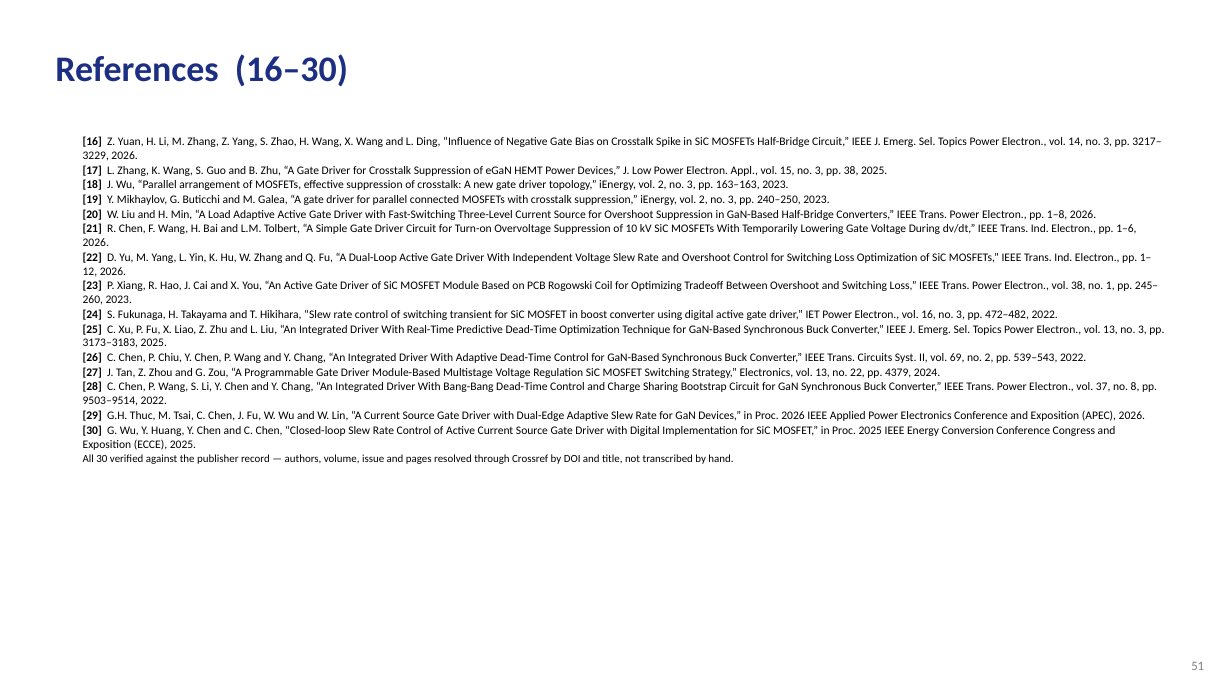
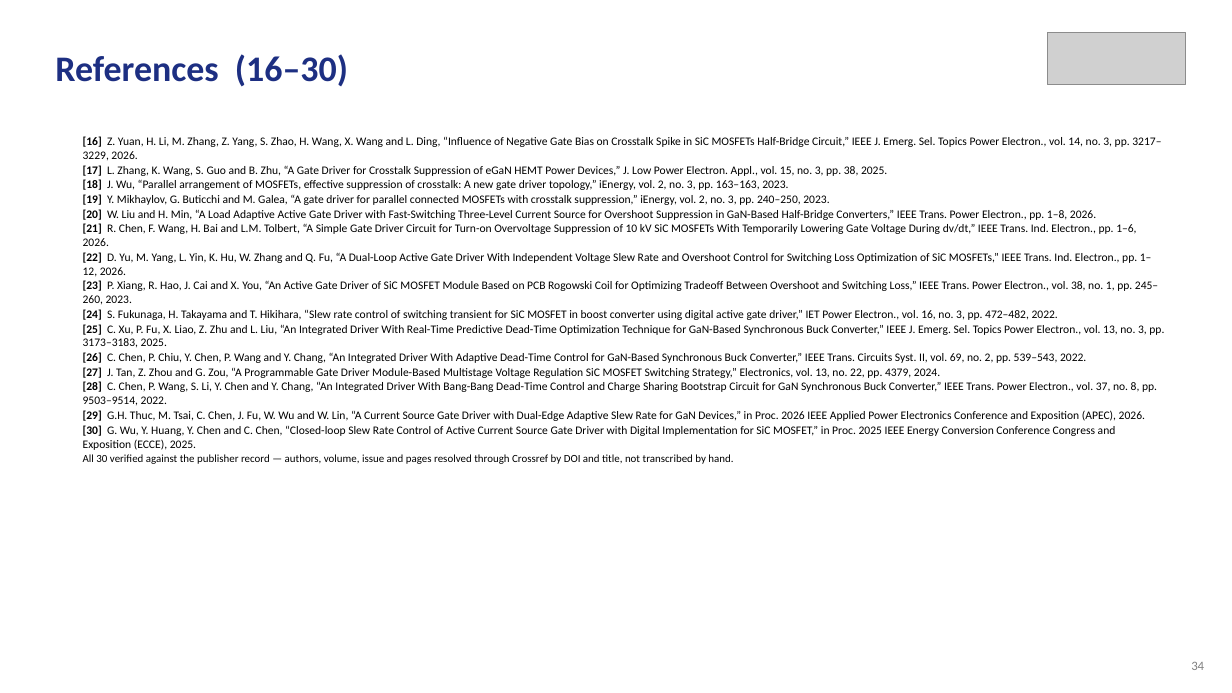
Before and after one commit to Amritha902/gan-driver, a slide deck: slide 34 of review/Review1_GaN_Segmented_Gate_Driver.pptx (slide 51 before the commit). Drawn at 1232x693 pixels with LibreOffice and Linux fonts; fonts in the diff are those of the drawing; grey boxes stand for pictures. Boxes give left, top, right and bottom in pixels: in the first picture for what was removed or moved away, otherwise in the second. Text is boxed around its words. In the diff, an @@ line names an element or a change of style, - is before the commit and + after.

```diff
--- a/review/Review1_GaN_Segmented_Gate_Driver.pptx
+++ b/review/Review1_GaN_Segmented_Gate_Driver.pptx
@@ picture added at [1047,32,1186,85] @@
@@ text at [1191,662,1204,670]: text changed @@
-51
+34
```
Also in this commit, not shown: 19 other slides changed, 15 slides added, 32 slides removed, 5 other files.
